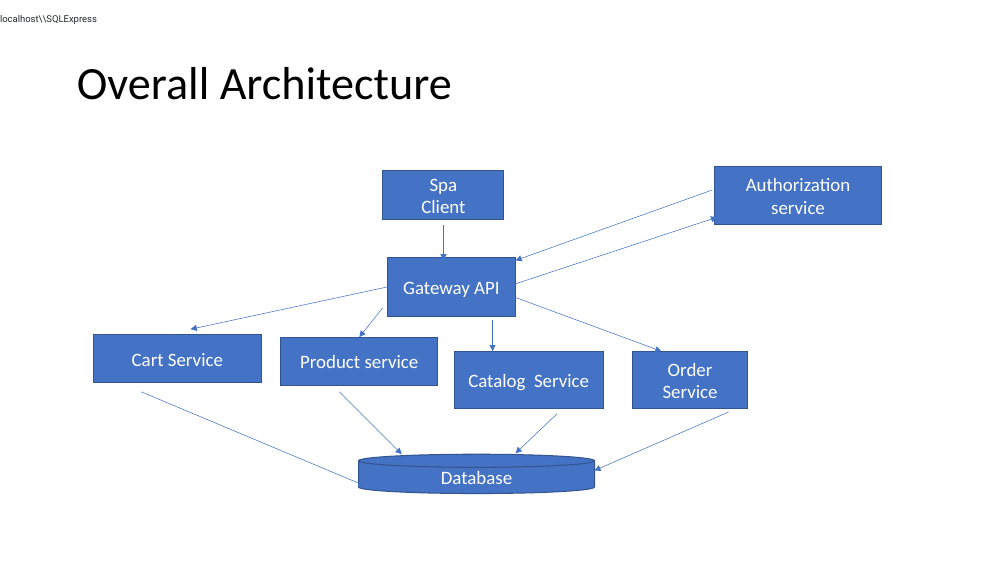
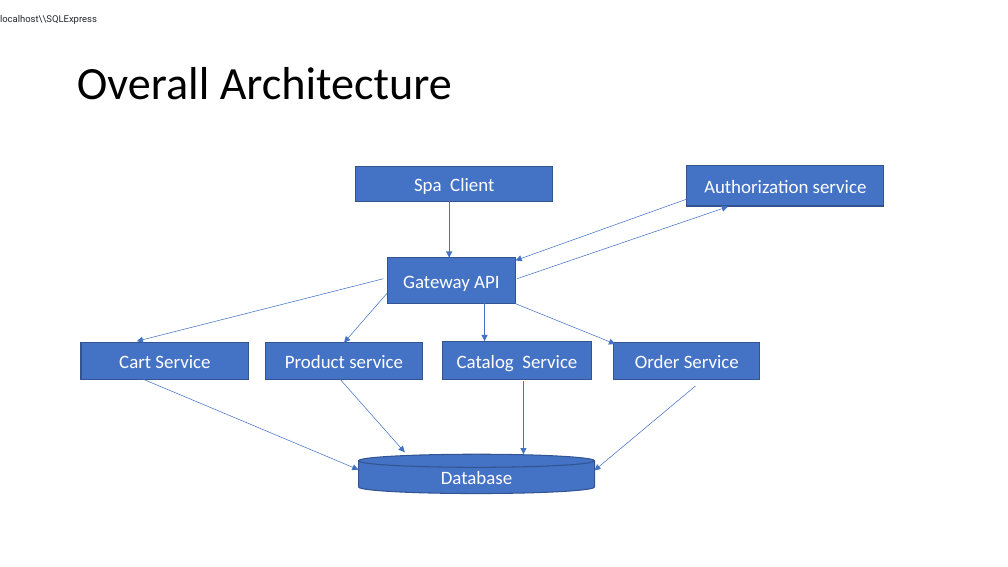
Before and after one commit to ccesarrod/FuzzyMicrosrvices, a slide deck: slide 2 of Architecture.pptx. Drawn at 1008x567 pixels with LibreOffice and Linux fonts; fonts in the diff are those of the drawing. Boxes give left, top, right and bottom in pixels: in the first picture for what was removed or moved away, otherwise in the second. Text is boxed around its words. In the diff, an @@ line names an element or a change of style, - is before the commit and + after.

```diff
--- a/Architecture.pptx
+++ b/Architecture.pptx
@@ rectangle "Spa Client": place and size @@
-rectangle "Spa Client" at [383,170,504,220]
+rectangle "Spa Client" at [356,167,553,202]
@@ text in rectangle at [414,178,494,194]: text changed @@
-Spa
-Client
+Spa Client
@@ rectangle "Authorization service": place and size @@
-rectangle "Authorization service" at [715,167,882,225]
+rectangle "Authorization service" at [687,166,884,206]
@@ arrow moved from (444, 225) - (444, 261) to (449, 201) - (449, 258) @@
@@ arrow moved from (512, 285) - (718, 217) to (517, 279) - (728, 206) @@
@@ rectangle "Gateway API": place and size @@
-rectangle "Gateway API" at [387,258,515,316]
+rectangle "Gateway API" at [387,258,515,303]
@@ arrow moved from (387, 287) - (191, 329) to (383, 279) - (137, 341) @@
@@ arrow moved from (383, 308) - (359, 337) to (387, 293) - (344, 343) @@
@@ arrow moved from (493, 320) - (493, 352) to (485, 303) - (485, 341) @@
@@ arrow moved from (516, 297) - (662, 352) to (516, 304) - (616, 344) @@
@@ rectangle "Cart Service": place and size @@
-rectangle "Cart Service" at [94,335,262,383]
+rectangle "Cart Service" at [81,343,249,380]
@@ rectangle "Product service": place and size @@
-rectangle "Product service" at [281,337,438,386]
+rectangle "Product service" at [265,343,423,379]
@@ rectangle "Catalog Service": place and size @@
-rectangle "Catalog Service" at [454,352,603,409]
+rectangle "Catalog Service" at [443,342,592,379]
@@ rectangle "Order Service": place and size @@
-rectangle "Order Service" at [633,352,747,409]
+rectangle "Order Service" at [614,343,760,379]
@@ arrow moved from (141, 392) - (364, 486) to (135, 376) - (358, 470) @@
@@ arrow moved from (340, 392) - (402, 454) to (337, 376) - (405, 452) @@
@@ arrow moved from (557, 414) - (516, 454) to (523, 381) - (523, 454) @@
@@ arrow moved from (729, 412) - (594, 470) to (696, 386) - (594, 470) @@
```
Also in this commit, not shown: 14 other files.
